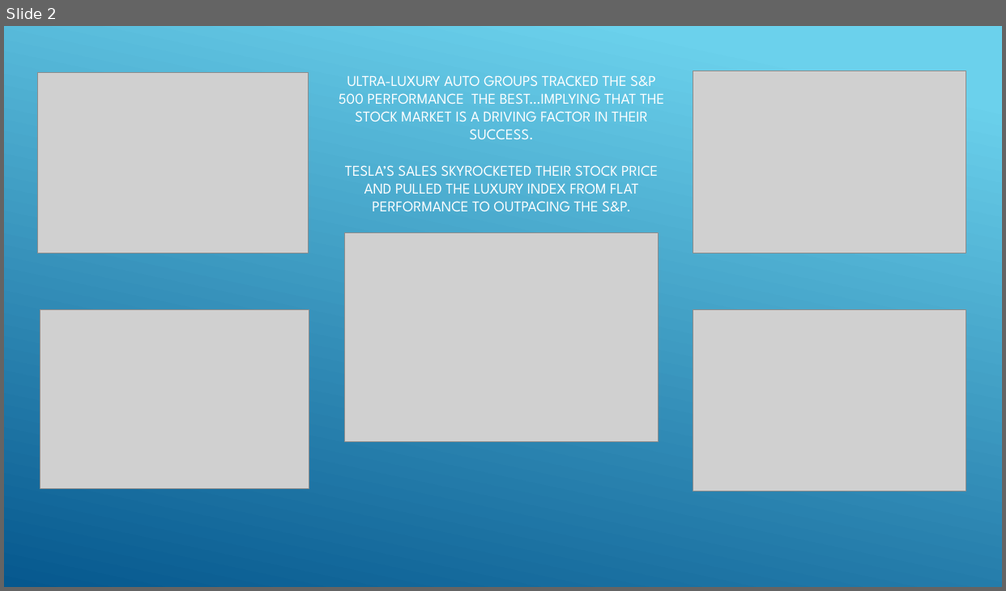
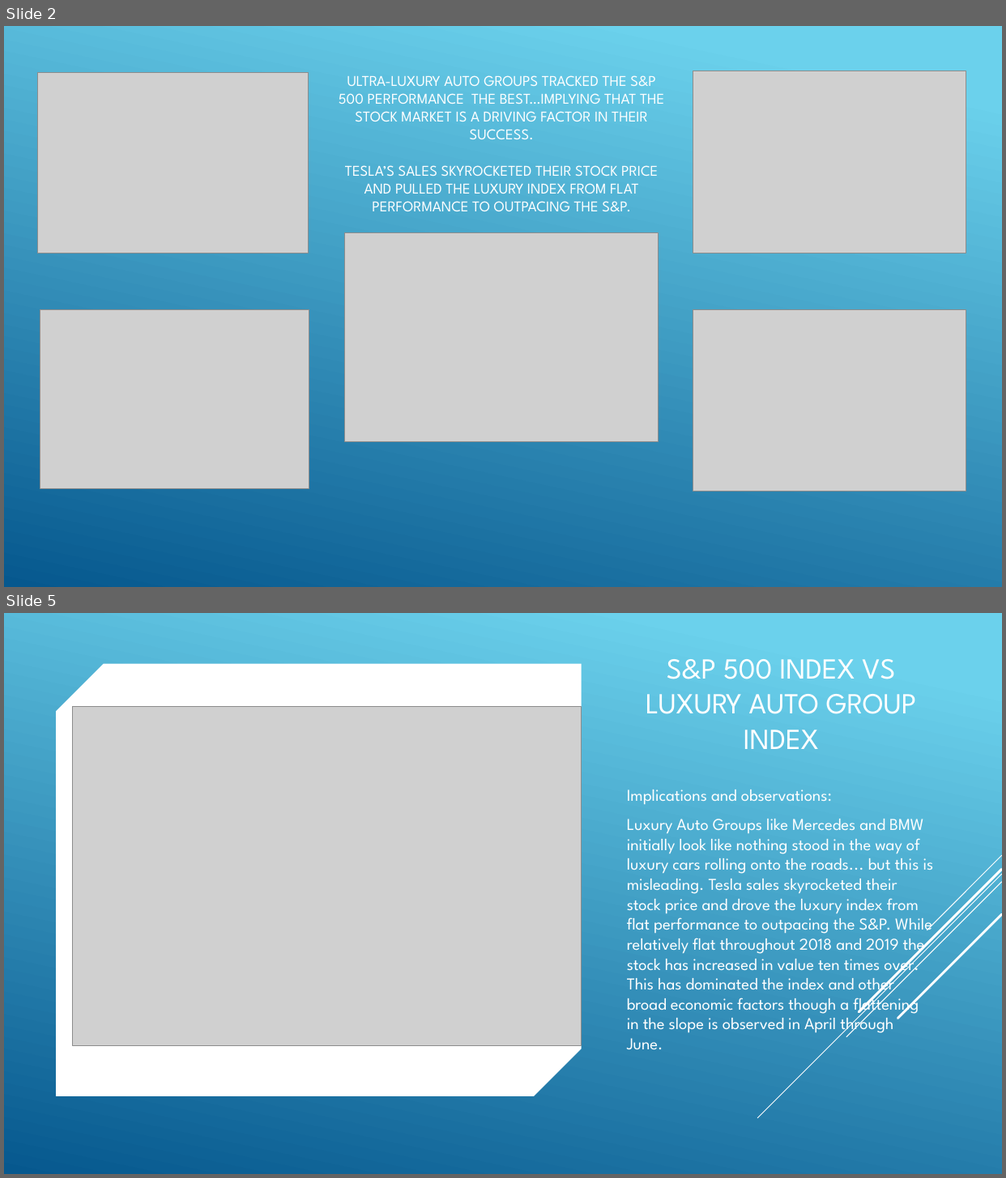
Before and after one commit to danawoodruff/Car-Sales-Analysis, a slide deck: StockPowerPointSlideMockup.pptx. Shown one above the other, each under a label of ours: slide 2 before the commit, slides 2 and 5 after it; the slides between them are not shown. The pictures are 1006x591 and 1006x1178 pixels, drawn with LibreOffice and Linux fonts; fonts in the diff are those of the drawing; grey boxes stand for pictures. Boxes give left, top, right and bottom in pixels: in the first picture for what was removed or moved away, otherwise in the second. Text is boxed around its words. In the diff, an @@ line names an element or a change of style, - is before the commit and + after.

```diff
--- a/StockPowerPointSlideMockup.pptx
+++ b/StockPowerPointSlideMockup.pptx
@@ slide 5 added at (4,613,1002,1174), background #FFFFFF @@
@@ rectangle added at (4,613,1002,1174), fill gradient #6ED2EB to #06588E @@
@@ line added from (1002, 620) to (504, 1118), #000000 1 pt @@
@@ line added from (1002, 632) to (596, 1037), #000000 1 pt @@
@@ line added from (1002, 616) to (604, 1013), #000000 2.5 pt @@
@@ line added from (989, 614) to (678, 926), #000000 1 pt @@
@@ title added at (646,659,917,749), 28 pt, text #FFFFFF @@
+S&P 500 INDEX VS LUXURY AUTO GROUP INDEX
@@ snip diag rect added at (56,664,582,1097), fill #FFFFFF @@
@@ line added from (1002, 663) to (646, 1019), #000000 2.5 pt @@
@@ picture added at (73,707,582,1046) @@
@@ text added at (627,790,934,1050), 16 pt, text #FFFFFF @@
+Implications and observations:
+Luxury Auto Groups like Mercedes and BMW initially look like nothing stood in the way of luxury cars rolling onto the roads... but this is misleading. Tesla sales skyrocketed their stock price and drove the luxury index from flat performance to outpacing the S&P. While relatively flat throughout 2018 and 2019 the stock has increased in value ten times over. This has dominated the index and other broad economic factors though a flattening in the slope is observed in April through June.
@@ group added at (758,855,1002,1118): 5 lines @@
@@ group added at (758,855,1002,1118): 5 lines @@
```
Also in this commit, not shown: 3 other slides added, 1 slide removed.
